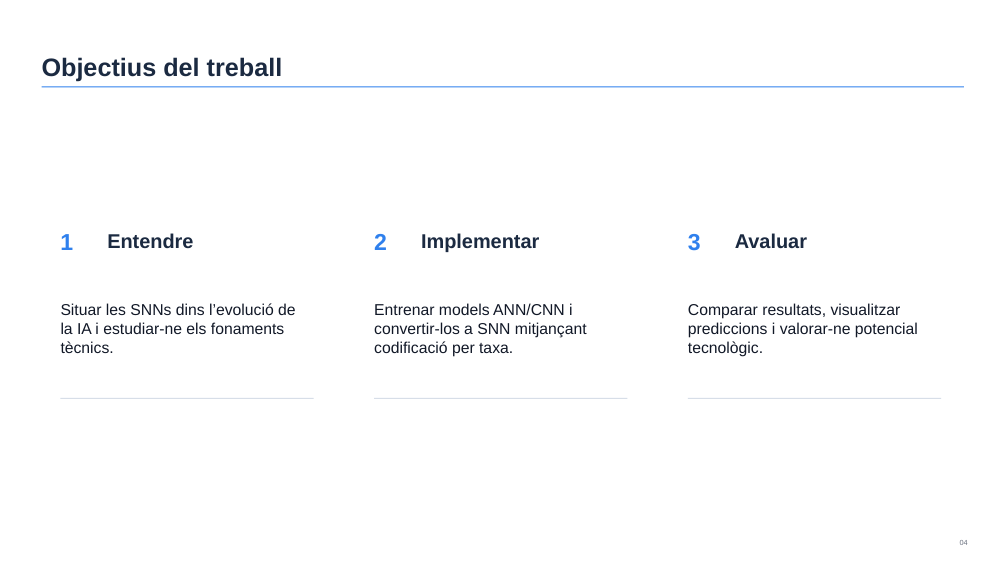
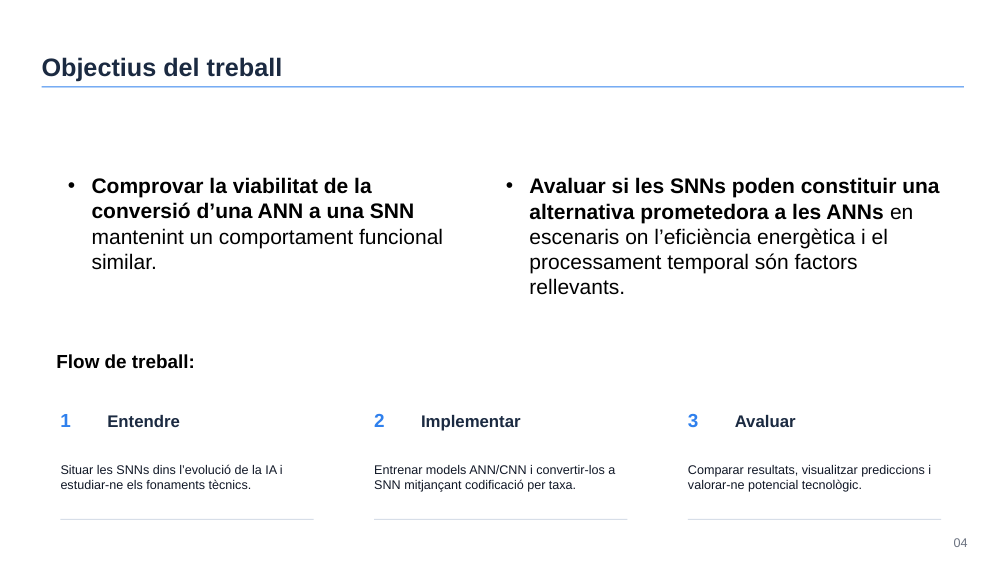
Before and after one commit to Alejandro03PH/TFG, a slide deck: slide 4 of Memoria/Presentacio_TFG.pptx. Drawn at 1008x567 pixels with LibreOffice and Linux fonts; fonts in the diff are those of the drawing. Boxes give left, top, right and bottom in pixels: in the first picture for what was removed or moved away, otherwise in the second. Text is boxed around its words. In the diff, an @@ line names an element or a change of style, - is before the commit and + after.

Commit message:
Final presentation

```diff
--- a/Memoria/Presentacio_TFG.pptx
+++ b/Memoria/Presentacio_TFG.pptx
@@ text added at bbox=[92, 177, 443, 270], 20 pt, text #000000, bold @@
+• Comprovar la viabilitat de la conversió d’una ANN a una SNN mantenint un comportament funcional similar.
@@ text added at bbox=[529, 177, 939, 295], 20 pt, text #000000 @@
+• Avaluar si les SNNs poden constituir una alternativa prometedora a les ANNs en escenaris on l’eficiència energètica i el processament temporal són factors rellevants.
@@ text added at bbox=[56, 354, 195, 369], 18 pt, text #000000, bold @@
+Flow de treball:
@@ size 22 to 18 pt in 3 elements at bbox=[60, 414, 71, 427], bbox=[374, 414, 385, 427], bbox=[688, 414, 699, 427] @@
@@ 6 texts: place and size @@
-6 texts at bbox=[60, 233, 807, 252]
+6 texts at bbox=[60, 414, 796, 431]
@@ size 19 to 16 pt in 3 elements at bbox=[107, 415, 180, 427], bbox=[421, 415, 521, 431], bbox=[735, 415, 796, 427] @@
@@ 3 texts: place and size @@
-3 texts at bbox=[61, 303, 918, 357]
+3 texts at bbox=[61, 464, 931, 492]
@@ size 15 to 12 pt in 3 elements at bbox=[61, 464, 283, 489], bbox=[374, 465, 615, 492], bbox=[688, 465, 931, 492] @@
@@ 3 lines: place and size @@
-3 lines at bbox=[60, 399, 941, 399]
+3 lines at bbox=[60, 520, 941, 520]
@@ text "04" at bbox=[954, 538, 968, 547]: size 7 to 12 pt @@
```
Also in this commit, not shown: 15 other slides changed, 1 other file.
